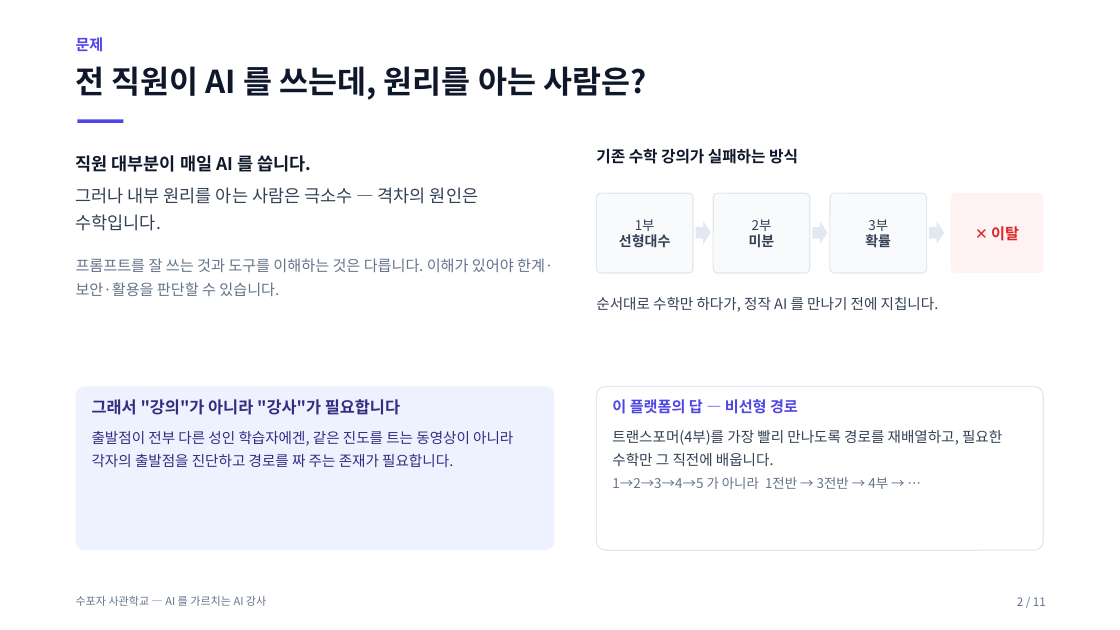
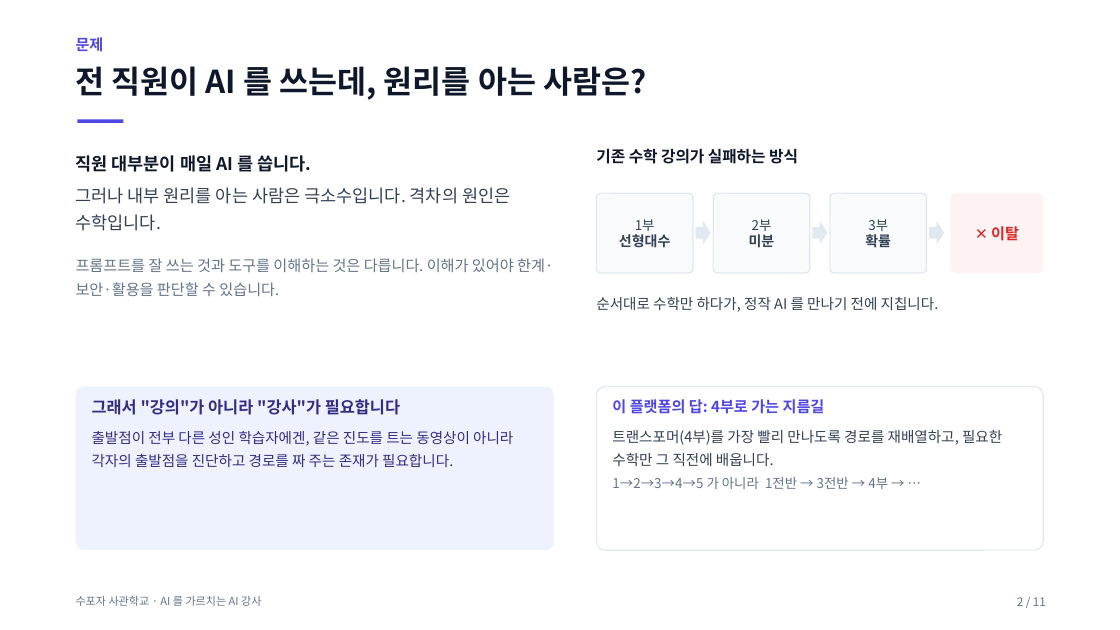
Before and after one commit to jiyupapa/math-platform, a slide deck: slide 2 of docs/hackathon/11_pitch_deck.pptx. Drawn at 1120x630 pixels with LibreOffice and Linux fonts; fonts in the diff are those of the drawing. Boxes give left, top, right and bottom in pixels: in the first picture for what was removed or moved away, otherwise in the second. Text is boxed around its words. In the diff, an @@ line names an element or a change of style, - is before the commit and + after.

```diff
--- a/docs/hackathon/11_pitch_deck.pptx
+++ b/docs/hackathon/11_pitch_deck.pptx
@@ text at (76, 187, 510, 231): text changed @@
-그러나 내부 원리를 아는 사람은 극소수 — 격차의 원인은 수학입니다.
+그러나 내부 원리를 아는 사람은 극소수입니다. 격차의 원인은 수학입니다.
@@ text in rounded rectangle at (612, 399, 825, 414): text changed @@
-이 플랫폼의 답 — 비선형 경로
+이 플랫폼의 답: 4부로 가는 지름길
@@ text at (76, 596, 261, 606): text changed @@
-수포자 사관학교 — AI 를 가르치는 AI 강사
+수포자 사관학교 · AI 를 가르치는 AI 강사
```
Also in this commit, not shown: 10 other slides changed, 39 other files.
